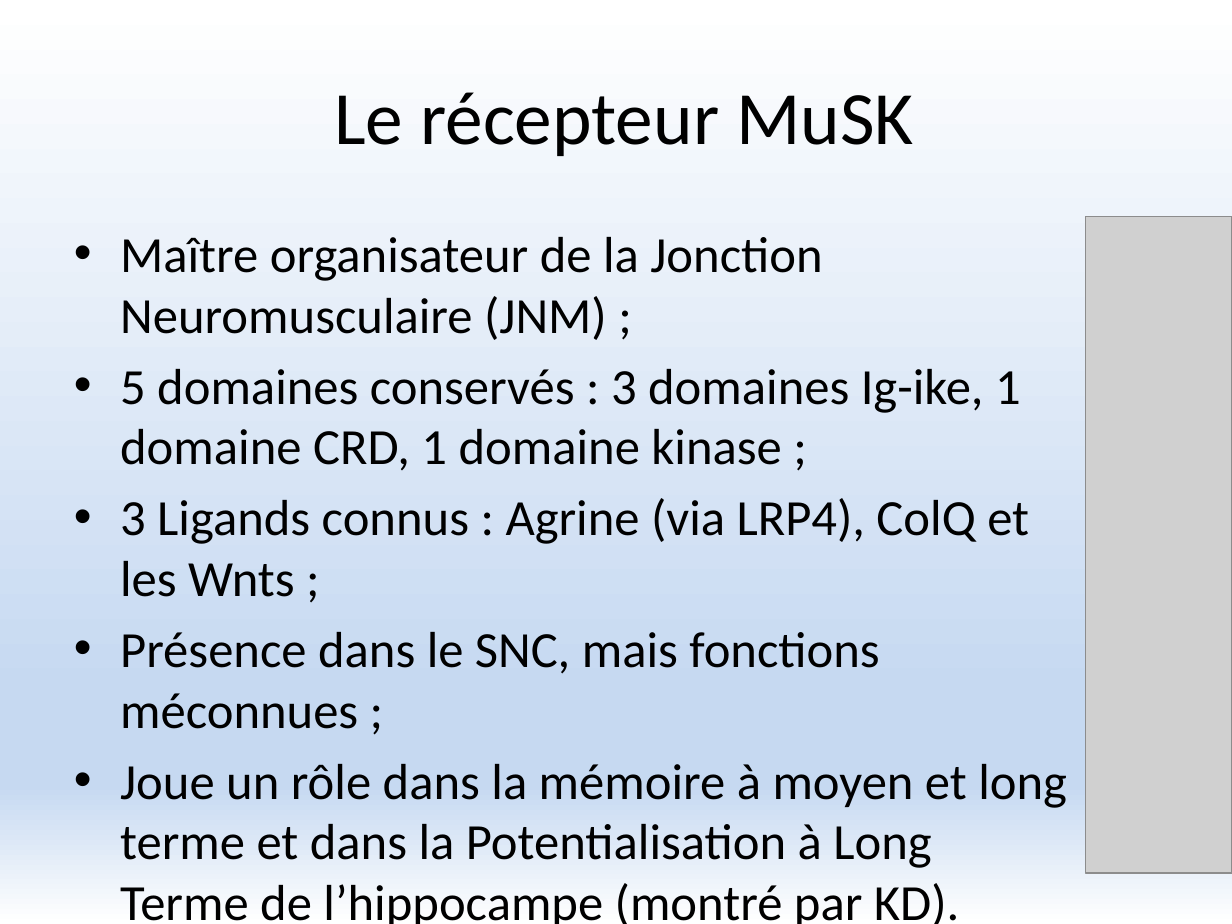
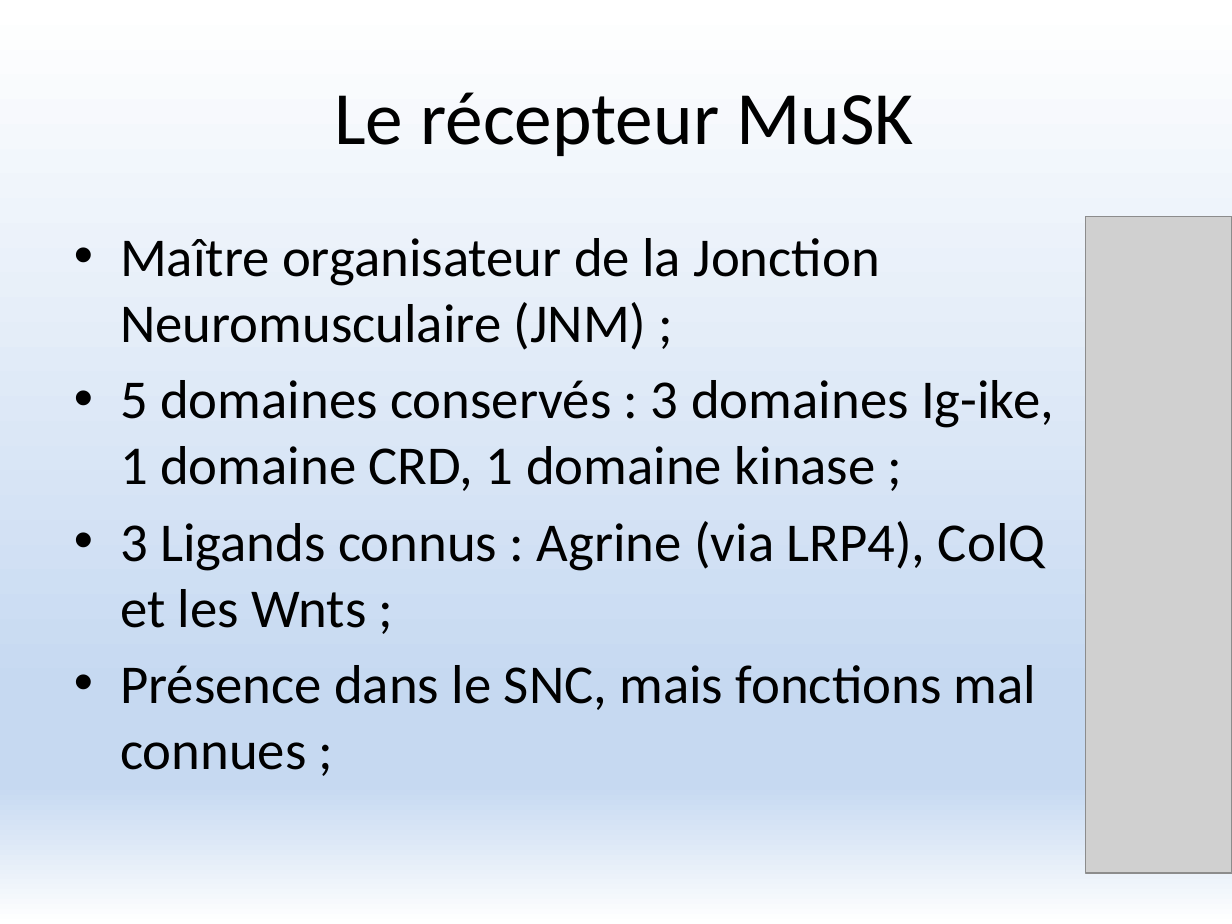
Before and after one commit to FlorentKl/rapport-m2, a slide deck: slide 2 of Présentation Oral.pptx. Drawn at 1232x924 pixels with LibreOffice and Linux fonts; fonts in the diff are those of the drawing; grey boxes stand for pictures. Boxes give left, top, right and bottom in pixels: in the first picture for what was removed or moved away, otherwise in the second. Text is boxed around its words. In the diff, an @@ line names an element or a change of style, - is before the commit and + after.

```diff
--- a/Présentation Oral.pptx
+++ b/Présentation Oral.pptx
@@ text at box(120, 238, 1054, 628): size 29.6 to 32 pt in "Maître organisateur de la Jonction Neuromusculaire (JNM) ...", "5 domaines conservés : 3 domaines Ig-ike, ...", "3 Ligands connus : Agrine (via LRP4), ..." @@
@@ text at box(120, 665, 1037, 770): text changed; size 29.6 to 32 pt @@
-• Présence dans le SNC, mais fonctions méconnues ;
-• Joue un rôle dans la mémoire à moyen et long terme et dans la Potentialisation à Long Terme de l’hippocampe (montré par KD).
+• Présence dans le SNC, mais fonctions mal connues ;
```
Also in this commit, not shown: 4 other slides changed.
